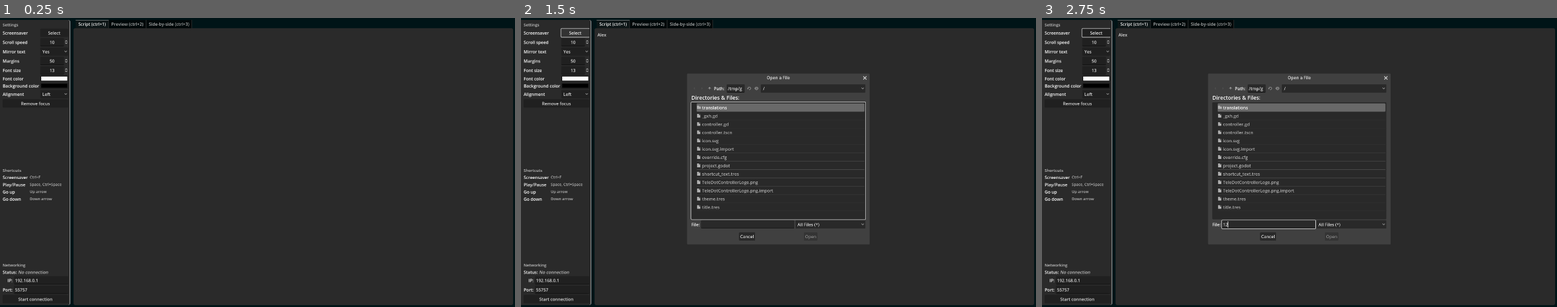
Above: before the commit, frames 1-3 (left to right).
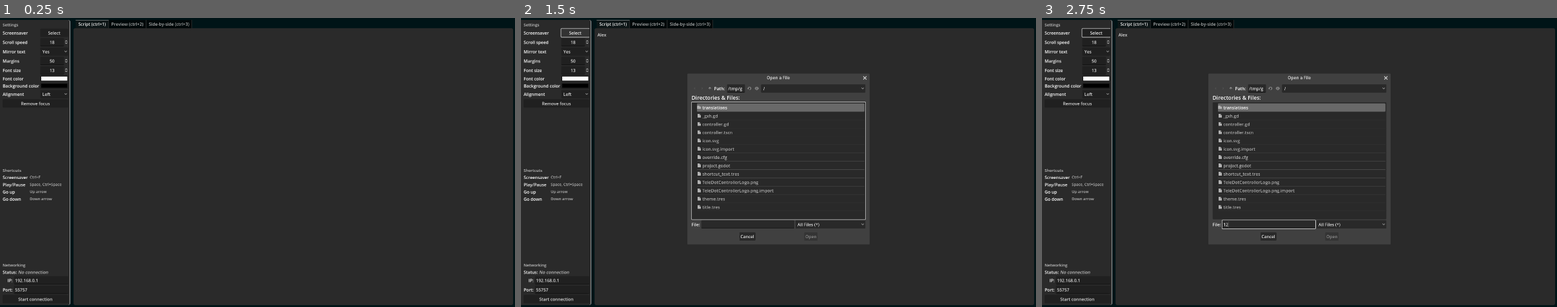
Above: after the commit, the same moments.

Repository: VoylinsGamedevJourney/teledot
Game: Godot game, scene res://controller.tscn
The game is run twice, just before and just after one commit, with the same random seed, the same clock (stepped at 60 frames per second) and the same inputs.
Inputs (mouse positions are in pixels of both pictures, inside the frame that each line leads up to):
- Up to frame 1 (0.25 s): no input
- Up to frame 2 (1.5 s): click (814, 165) at 0.52 s; type "Alex" at 0.6 s; click "Select" at 1.25 s
- Up to frame 3 (2.75 s): click (1268, 223) at 2.02 s; type "12" at 2.1 s

The runs differ from the first frame. In frame 1, less than 0.1% of the frame differs, in the area x 10-11%, y 8-9%; in frame 2, 0.7%, in the area x 10-58%, y 8-77%; in frame 3, 0.6%.

Commit message:
DEfault value update

Diff:
--- a/src_controller/controller.tscn
+++ b/src_controller/controller.tscn
@@ -102,7 +102,7 @@
 size_flags_horizontal = 3
 min_value = 1.0
 max_value = 200.0
-value = 10.0
+value = 18.0
 alignment = 1
 
 [node name="MirrorTextLabel" type="Label" parent="MarginContainer/MainHSplit/LeftPanel/ScrollContainer/VBox/SettingsGrid"]
